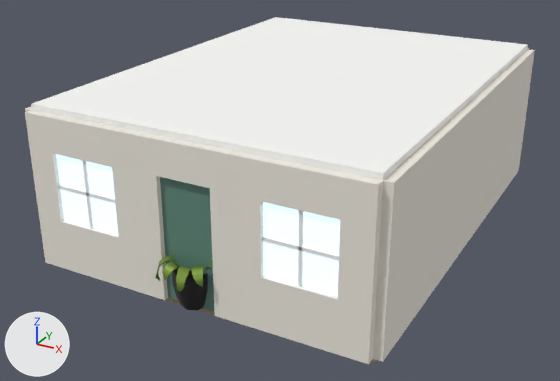
Before and after pictures for a commit that changed the glTF model web/models/interior.glb.
Camera for both pictures: a camera (50 mm lens) standing at (6.2, -8.51, 6.5) and looking at (-0.29, 3.3, 0.6). The axes (+X, +Y, +Z) are drawn at lower left. The lights are the same throughout. The older version comes first.

In view in the first picture: 'Black', 'Plant_Green', 'ceiling', 'doorpaint', 'sky', 'trim', 'walls' and 1 more.
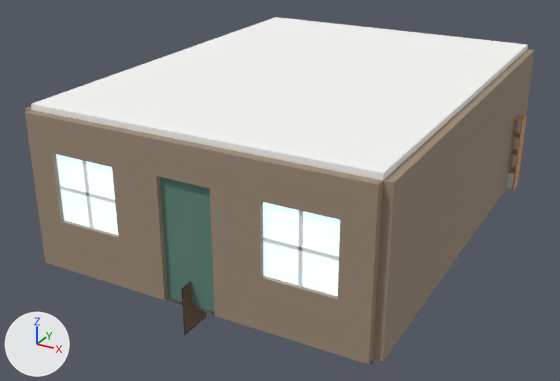
Boxes (x1, y1, x2, y2) around the edits, measured in the pictures (560 x 381 px):
'walls', surface changed (white to brown): (25, 48, 535, 364) in both
'Black', deleted (black): before (171, 269, 208, 310)
'Plant_Green', deleted (green): before (155, 253, 213, 292)
'hanging_picture_frame_01', added (brown): after (182, 282, 206, 335)
'wooden_display_shelves_01', added (brown): after (506, 114, 527, 191)
'tiles', added: after (165, 298, 375, 365)

Diff of the bpy script that builds the scene:
```diff
--- a/web/models/interior.glb.py
+++ b/web/models/interior.glb.py
@@ mat_walls @@
 n0 = _N.new('ShaderNodeBsdfPrincipled'); n0.name = 'Principled BSDF'
-n0.inputs[0].default_value = (0.86, 0.82, 0.74, 1.0)  # 'Base Color', white #efeadf
 n0.inputs[2].default_value = 0.9  # 'Roughness'
 n1 = _N.new('ShaderNodeOutputMaterial'); n1.name = 'Material Output'
+n2 = _N.new('ShaderNodeTexImage'); n2.name = 'Image Texture'
+n2.image = img_beige_wall_001_diffuse
+n3 = _N.new('ShaderNodeNormalMap'); n3.name = 'Normal Map'
+n3.uv_map = 'UVMap'
+n4 = _N.new('ShaderNodeTexImage'); n4.name = 'Image Texture.001'
+n4.image = img_beige_wall_001_nor_gl
 _L.new(n0.outputs[0], n1.inputs[0])  # 'BSDF' to 'Surface'
+_L.new(n2.outputs[0], n0.inputs[0])  # 'Color' to 'Base Color'
+_L.new(n3.outputs[0], n0.inputs[5])  # 'Normal' to 'Normal'
+_L.new(n4.outputs[0], n3.inputs[1])  # 'Color' to 'Color'
@@ mat_wooden_display_shelves_01 @@
+mat_wooden_display_shelves_01 = bpy.data.materials.new('wooden_display_shelves_01')
+# uses the picture img_wooden_display_shelves_01_arm_1k
+# uses the picture img_wooden_display_shelves_01_diff_1k
+# uses the picture img_wooden_display_shelves_01_nor_gl_1k
@@ mat_tiles @@
+mat_tiles = bpy.data.materials.new('tiles')
+# uses the picture img_floor_tiles_06_diffuse
+# uses the picture img_floor_tiles_06_nor_gl
@@ mat_hanging_picture_frame_01 @@
+mat_hanging_picture_frame_01 = bpy.data.materials.new('hanging_picture_frame_01')
+# uses the picture img_hanging_picture_frame_01_arm_1k
+# uses the picture img_hanging_picture_frame_01_diff_1k
+# uses the picture img_hanging_picture_frame_01_nor_gl_1k
@@ ob_black @@
-ob_black = bpy.data.objects.new('Black', me_bookcaseopen_2_026)
@@ ob_plant_green @@
-ob_plant_green = bpy.data.objects.new('Plant_Green', me_bookcaseopen_2)
@@ ob_wooden_display_shelves_01 @@
+ob_wooden_display_shelves_01 = bpy.data.objects.new('wooden_display_shelves_01', me_cylinder_001)  # 1855 vertices, 3174 faces; spans x 2.24..3.32, y 6.81..7.19, z 0.0..1.56
+ob_wooden_display_shelves_01.location = (0.0, 0.0, 0.0)
@@ ob_tiles @@
+ob_tiles = bpy.data.objects.new('tiles', me_cylinder_005)  # a box spanning x -3.0..3.0, y 0.0..1.6, z -0.1..0.0
+ob_tiles.location = (0.0, 0.0, 0.0)
@@ ob_hanging_picture_frame_01 @@
+ob_hanging_picture_frame_01 = bpy.data.objects.new('hanging_picture_frame_01', me_cylinder_015)  # 2960 vertices, 5164 faces; spans x -2.98..0.0, y -0.3..1.3, z -0.42..2.04
+ob_hanging_picture_frame_01.location = (0.0, 0.0, 0.0)
```
